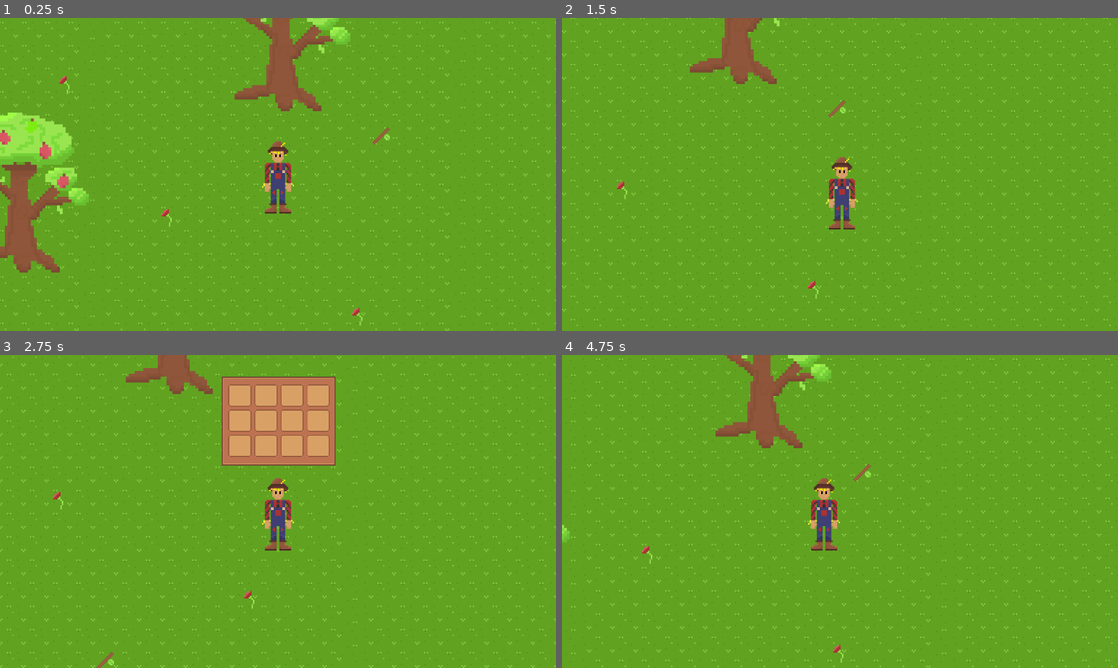
Above: before the commit, frames 1-4 (two rows, left to right).
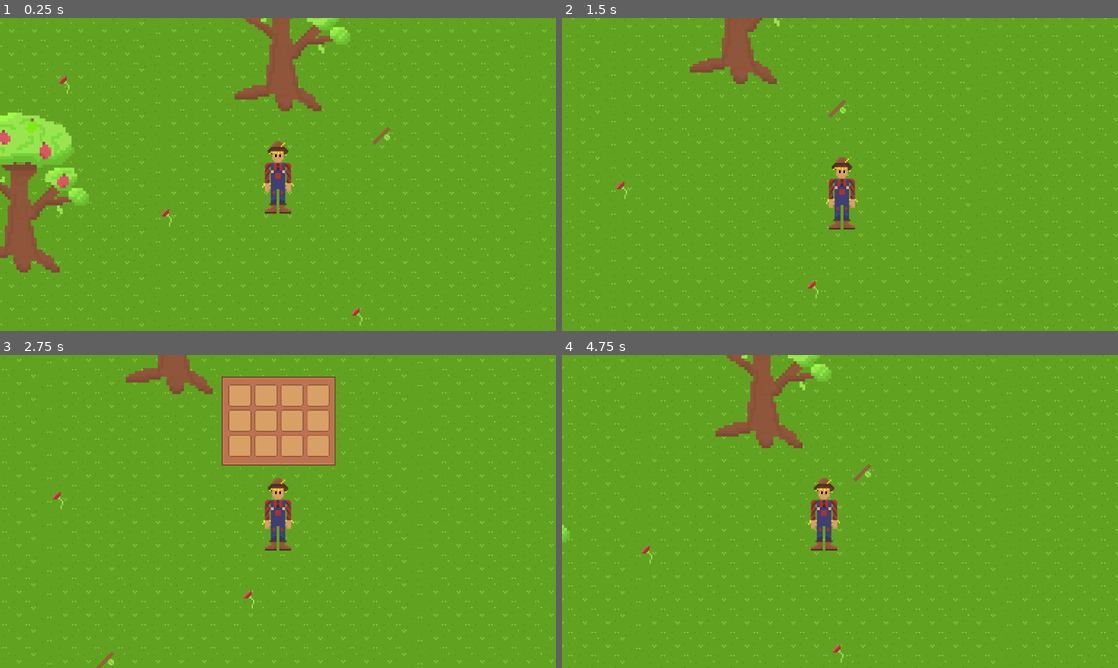
Above: after the commit, the same moments.

Repository: Untitled-Productions/Crow-Cook
Game: Godot game, scene res://test_room.tscn
Same seed, same stepped clock (60 frames per second), same inputs: the game is played once before the commit and once after it.
Inputs (mouse positions are in pixels of both pictures, inside the frame that each line leads up to):
- Up to frame 1 (0.25 s): no input
- Up to frame 2 (1.5 s): tap Enter (ui_accept) at 0.5, 0.77 s; move the mouse to (962, 158) at 0.52 s; hold Right (ui_right) 0.53-1.28 s; move the mouse to (728, 190) at 1.27 s; hold Down (ui_down) from 1.28 s (still down)
- Up to frame 3 (2.75 s): tap Enter (ui_accept) at 1.52 s; move the mouse to (333, 442) at 2.02 s; release Down (ui_down) at 2.03 s; hold Right (ui_right) from 2.03 s (still down)
- Up to frame 4 (4.75 s): release Right (ui_right) at 2.75 s; click (801, 395) at 2.77 s; tap Enter (ui_accept) at 3.5, 3.77, 4.52 s; move the mouse to (812, 574) at 3.52 s; hold Up (ui_up) 3.53-4.28 s; move the mouse to (1006, 558) at 4.27 s; hold Left (ui_left) from 4.28 s (still down)

The runs differ from the first frame. In frame 1, 3.5% of the frame differs, in the area x 0-100%, y 1-100%; in frame 2, 3.5%; in frame 3, 3.3%; in frame 4, 3.6%.

Commit message:
set the time

Diff:
--- a/apple_tree.tscn
+++ b/apple_tree.tscn
@@ -52,7 +52,7 @@
 shape = SubResource("CircleShape2D_7xqi5")
 
 [node name="growth_timer" type="Timer" parent="."]
-wait_time = 5.0
+wait_time = 25.0
 
 [node name="Marker2D" type="Marker2D" parent="."]
 position = Vector2(52, -93)
--- a/test_room.tscn
+++ b/test_room.tscn
@@ -26,7 +26,7 @@
 [node name="TileMapLayer" type="TileMapLayer" parent="."]
 z_index = -5
 texture_filter = 1
-position = Vector2(-48, -48)
+position = Vector2(42, -55)
 scale = Vector2(2, 2)
 tile_map_data = PackedByteArray("AAACAAIAAQAAAAAAAAACAAMAAQAAAAAAAAACAAQAAQAAAAAAAAACAAUAAQAAAAAAAAACAAYAAQAAAAAAAAACAA …(36912 unchanged characters)…
 tile_set = SubResource("TileSet_mhai3")
